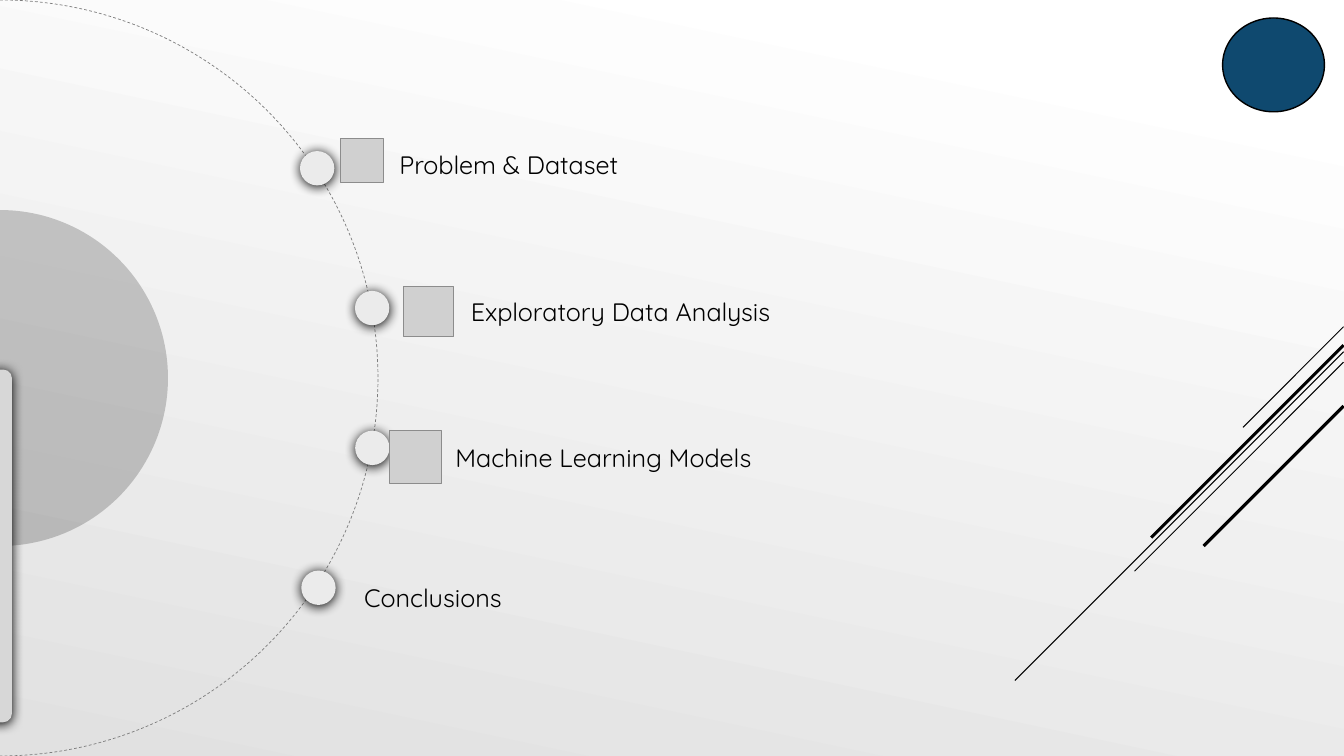
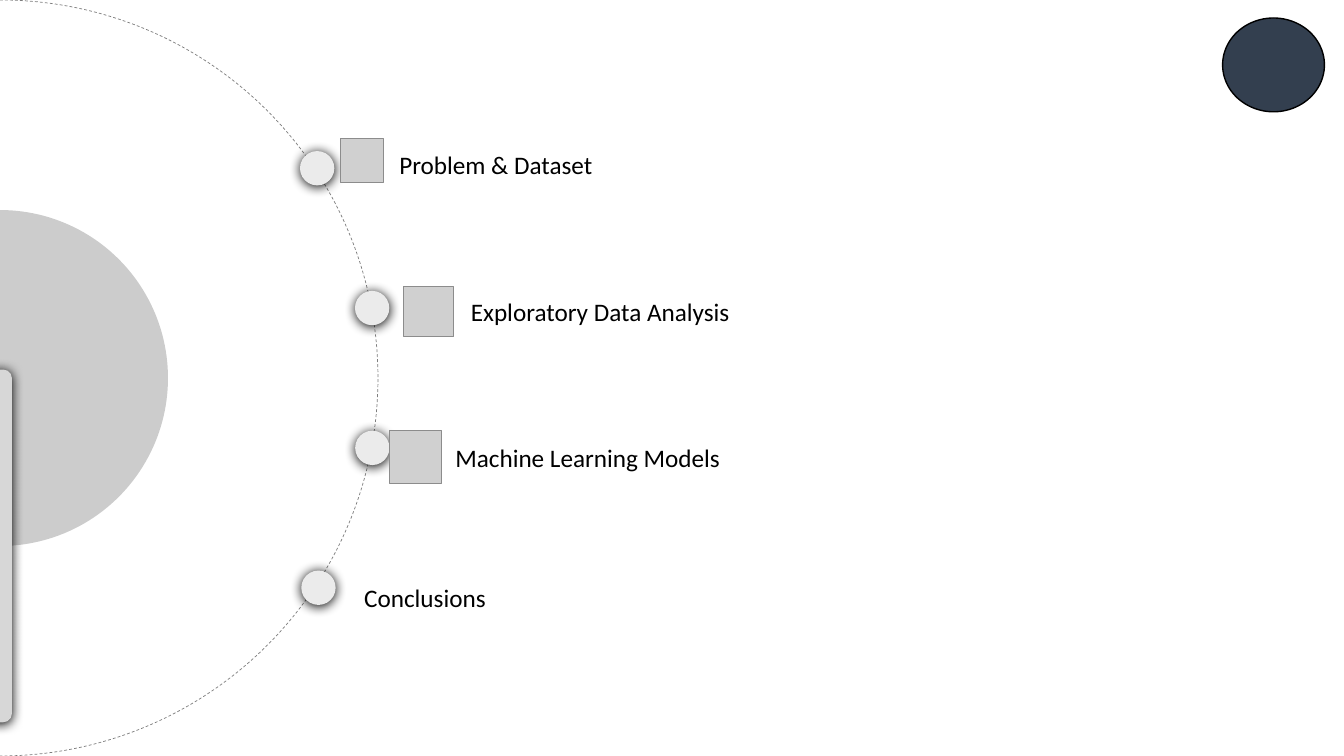
Before and after one commit to AdelAltuwaijri/StudentsPerformanceAnalysis, a slide deck: slide 2 of Student Performance Analysis Project.pptx. Drawn at 1344x756 pixels with LibreOffice and Linux fonts; fonts in the diff are those of the drawing; grey boxes stand for pictures. Boxes give left, top, right and bottom in pixels: in the first picture for what was removed or moved away, otherwise in the second. Text is boxed around its words. In the diff, an @@ line names an element or a change of style, - is before the commit and + after.

```diff
--- a/Student Performance Analysis Project.pptx
+++ b/Student Performance Analysis Project.pptx
@@ background gradient #FFFFFF to #E1E1E1 to #FFFFFF @@
@@ arc (boxed as its full ellipse) at <box>0,0,378,756</box>: fill gradient #FFFFFF to #E1E1E1 to #FFFFFF @@
@@ ellipse at <box>1223,18,1325,112</box>: fill #0F496F to #333F50 @@
@@ group removed at <box>1015,327,1344,681</box>: 5 lines @@
@@ font Quicksand to Calibri in 4 elements at <box>399,156,592,175</box>, <box>471,303,729,325</box>, <box>455,449,720,472</box>, <box>364,589,485,608</box> @@
```
Also in this commit, not shown: 12 other slides changed, 7 slides added, 1 slide removed, 7 other files.
